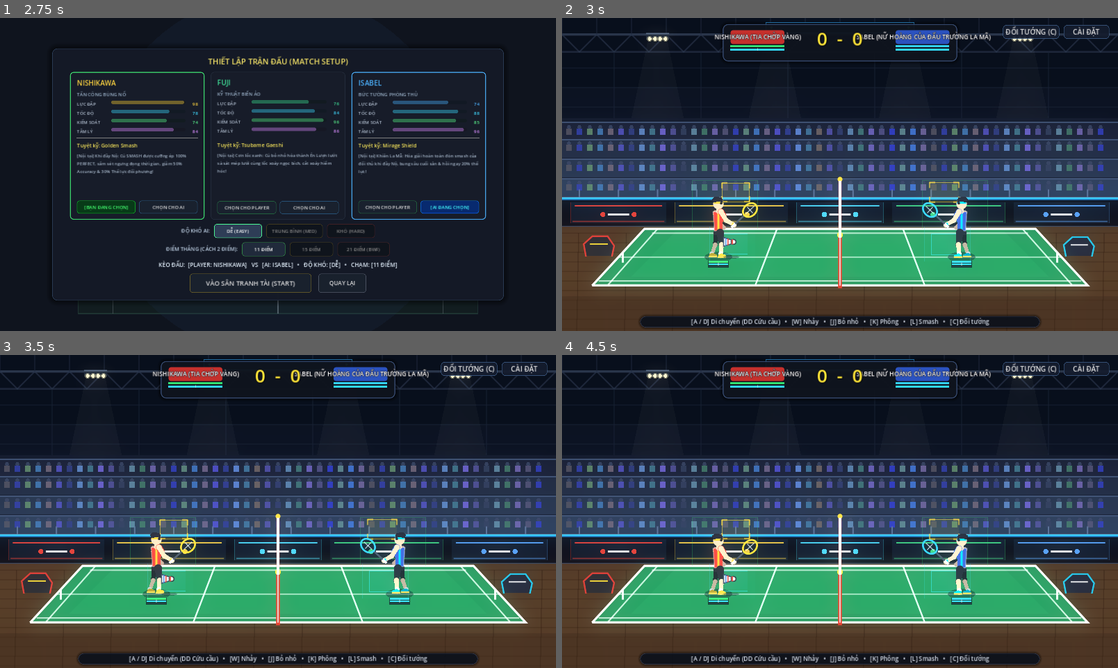
Above: before the commit, frames 1-4 (two rows, left to right).
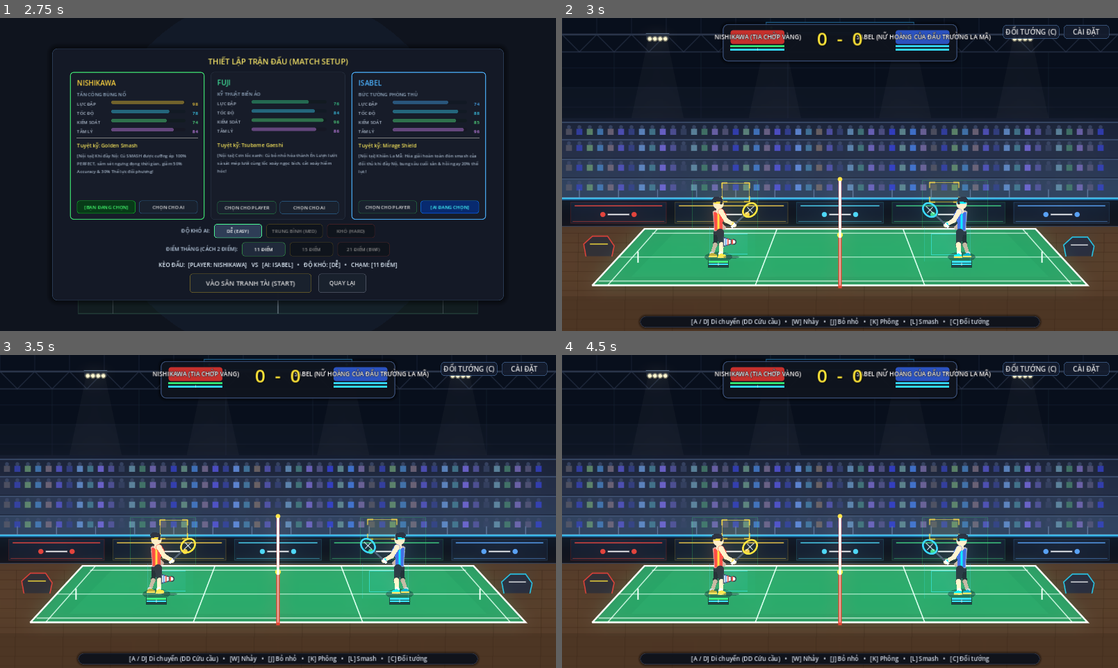
Above: after the commit, the same moments.

Repository: Lurz0205/kaiser-shuttle
Game: Godot game, scene res://scenes/Main.tscn
The game is run twice, just before and just after one commit, with the same random seed, the same clock (stepped at 60 frames per second) and the same inputs.
Inputs:
- Up to frame 1 (2.75 s): click "BẮT ĐẦU TRANH TÀI (PLAY)" at 0.5 s; click "DỄ (EASY)" at 1.25 s; click "DỄ (EASY)" at 2 s
- Up to frame 2 (3 s): click "VÀO SÂN TRANH TÀI (START)" at 2.75 s
- Up to frame 3 (3.5 s): no input
- Up to frame 4 (4.5 s): click "ĐỔI TƯỚNG (C)" at 3.5 s; click "VÀO SÂN TRANH TÀI (START)" at 4.25 s

Frame 1 is identical in both runs. In frame 2, 4.8% of the frame differs, in the area x 0-100%, y 1-87%; in frame 3, 4.8%; in frame 4, 4.8%.

Commit message:
perf: bake static vector court and stadium into high-res texture image for scripts/main.gd

Diff:
--- a/scripts/main.gd
+++ b/scripts/main.gd
@@ -202,6 +202,15 @@
 		nishikawa_lightning.draw.connect(_on_nishikawa_lightning_draw)
 	if aoi_shield:
 		aoi_shield.draw.connect(_on_aoi_shield_draw)
+
+	# Background Court Texture (Sân đấu dạng ảnh tĩnh pre-baked thay thế toàn bộ vector)
+	var bg_court = Sprite2D.new()
+	bg_court.name = "BackgroundCourt"
+	bg_court.texture = preload("res://assets/images/stadium_court.png")
+	bg_court.position = Vector2(640.0, 360.0)
+	bg_court.z_index = -100
+	add_child(bg_court)
+	move_child(bg_court, 0)
 
 	# Đảm bảo gương phản chiếu sàn thi đấu luôn hiển thị sắc nét
 	var floor_refl = get_node_or_null("FloorReflection")
@@ -1642,255 +1651,9 @@
 # ==========================================================
 
 func _draw() -> void:
-	# ==========================================================
-	# 1. LUXURIOUS ARENA STADIUM DOME & ROOF TRUSSES (y = 0 -> 240)
-	# ==========================================================
-	# Deep navy tournament arena gradient wall
-	draw_rect(Rect2(0, 0, 1280, 240), Color(0.045, 0.06, 0.095, 1.0))
-	draw_rect(Rect2(0, 160, 1280, 80), Color(0.065, 0.085, 0.13, 0.65))
-
-	# Arena Structural Steel Trusses & Catwalk Girders
-	# Main overhead horizontal girder
-	draw_line(Vector2(0, 38), Vector2(1280, 38), Color(0.18, 0.22, 0.30, 0.85), 4.0, true)
-	draw_line(Vector2(0, 78), Vector2(1280, 78), Color(0.14, 0.17, 0.24, 0.75), 3.0, true)
-
-	# Cross-truss chevron structural struts
-	for tx in range(0, 1280, 80):
-		draw_line(Vector2(tx, 38), Vector2(tx + 40, 78), Color(0.16, 0.20, 0.28, 0.6), 2.0, true)
-		draw_line(Vector2(tx + 40, 78), Vector2(tx + 80, 38), Color(0.16, 0.20, 0.28, 0.6), 2.0, true)
-		draw_line(Vector2(tx, 0), Vector2(tx, 38), Color(0.12, 0.15, 0.22, 0.5), 1.5, true)
-
-	# Secondary roof framework lines
-	for ly in [115, 160, 205]:
-		draw_line(Vector2(0, ly), Vector2(1280, ly), Color(0.10, 0.13, 0.19, 0.45), 1.5, true)
-	for lx in range(120, 1280, 200):
-		draw_line(Vector2(lx, 78), Vector2(lx, 240), Color(0.10, 0.13, 0.19, 0.45), 1.5, true)
-
-	# Championship Digital Jumbotron Display in Top Center
-	var jumbo_rect = Rect2(470, 10, 340, 24)
-	draw_rect(jumbo_rect, Color(0.06, 0.09, 0.14, 0.95))
-	draw_rect(jumbo_rect, Color(0.20, 0.65, 0.95, 0.85), false, 1.5)
-	# Digital LED text accent dots
-	draw_circle(Vector2(482, 22), 3.0, Color(0.3, 0.9, 0.5, 0.9))
-	draw_circle(Vector2(798, 22), 3.0, Color(0.3, 0.9, 0.5, 0.9))
-
-	# Overhead Stadium Floodlight Rigs & Volumetric Light Cones (4 Light Pods)
-	var light_xs = [220.0, 490.0, 790.0, 1060.0]
-	for lx in light_xs:
-		# Volumetric Soft Light Cone (Atmospheric stadium illumination casting down)
-		var cone_pts = PackedVector2Array([
-			Vector2(lx - 22, 50),
-			Vector2(lx + 22, 50),
-			Vector2(lx + 130, 560),
-			Vector2(lx - 130, 560)
-		])
-		draw_colored_polygon(cone_pts, Color(0.92, 0.96, 1.0, 0.028))
-
-		# Floodlight casing
-		draw_rect(Rect2(lx - 26, 36, 52, 14), Color(0.12, 0.15, 0.20, 1.0))
-		draw_line(Vector2(lx - 26, 36), Vector2(lx + 26, 36), Color(0.35, 0.42, 0.52, 0.9), 2.0, true)
-		# Glowing Lamp Head (Cluster of 4 bright stadium LEDs)
-		for led_i in range(4):
-			var led_x = lx - 18 + led_i * 12
-			draw_circle(Vector2(led_x, 48), 4.2, Color(1.0, 0.98, 0.88, 0.95))
-			draw_circle(Vector2(led_x, 48), 6.5, Color(1.0, 0.95, 0.70, 0.35))
-
-	# ==========================================================
-	# 2. GRANDSTAND SPECTATOR TIERS & CHEERING CROWD (y = 230 -> 415)
-	# ==========================================================
-	# Grandstand background wall
-	draw_rect(Rect2(0, 230, 1280, 185), Color(0.08, 0.10, 0.15, 1.0))
-
-	# 4 Seating Tiers (Stepped depth with lighting rims)
-	var tier_ys = [240, 280, 325, 370]
-	var tier_cols = [
-		Color(0.10, 0.12, 0.18, 1.0),
-		Color(0.12, 0.15, 0.22, 1.0),
-		Color(0.14, 0.18, 0.26, 1.0),
-		Color(0.16, 0.21, 0.30, 1.0)
-	]
-	for idx in range(tier_ys.size()):
-		var ty = tier_ys[idx]
-		var th = 42.0 if idx < 3 else 46.0
-		draw_rect(Rect2(0, ty, 1280, th), tier_cols[idx])
-		draw_line(Vector2(0, ty), Vector2(1280, ty), Color(0.25, 0.32, 0.44, 0.85), 2.0, true)
-
-		# Audience Silhouettes seated in rows (Vibrant atmosphere with flags & cheer batons)
-		var step_x = 24
-		var seed_offset = idx * 13
-		for cx in range(16, 1264, step_x):
-			var p_h = 10.0 + (int(cx * 7 + seed_offset) % 7)
-			var head_y = ty + 16.0 - p_h * 0.5
-			# Head
-			var shirt_col = Color(0.18 + (int(cx * 3) % 20) * 0.015, 0.22 + (int(cx * 5) % 25) * 0.015, 0.32 + (int(cx * 11) % 35) * 0.015, 0.85)
-			draw_circle(Vector2(cx, head_y), 4.5, Color(0.20, 0.24, 0.34, 0.9))
-			# Shoulders / Torso
-			draw_rect(Rect2(cx - 7, head_y + 4, 14, 14), shirt_col)
-			# Cheering sticks / glowing mini batons
-			if (cx + seed_offset) % 48 == 0:
-				var baton_col = Color(0.3, 0.9, 1.0, 0.75) if (cx % 96 == 0) else Color(1.0, 0.85, 0.3, 0.75)
-				draw_line(Vector2(cx + 6, head_y + 2), Vector2(cx + 10, head_y - 8), baton_col, 2.0, true)
-
-	# Chrome guardrail across front of grandstand
-	draw_line(Vector2(0, 414), Vector2(1280, 414), Color(0.40, 0.48, 0.60, 0.95), 3.0, true)
-	for rx in range(40, 1280, 90):
-		draw_line(Vector2(rx, 395), Vector2(rx, 415), Color(0.35, 0.42, 0.55, 0.9), 2.0, true)
-
-	# ==========================================================
-	# 3. HIGH-TECH LED PERIMETER ADVERTISEMENT BOARDS (y = 415 -> 480)
-	# ==========================================================
-	draw_rect(Rect2(0, 415, 1280, 65), Color(0.06, 0.07, 0.10, 1.0))
-	# Glowing top LED neon rim (Electric Cyan)
-	draw_line(Vector2(0, 415), Vector2(1280, 415), Color(0.20, 0.80, 1.0, 0.95), 3.0, true)
-	draw_line(Vector2(0, 418), Vector2(1280, 418), Color(0.10, 0.45, 0.75, 0.80), 1.5, true)
-
-	# Segmented LED Tournament Sponsor Boards
-	var boards = [
-		{"name": "LI-NING", "col": Color(0.95, 0.25, 0.20), "x1": 20, "x2": 240},
-		{"name": "BWF WORLD TOUR", "col": Color(1.0, 0.82, 0.25), "x1": 260, "x2": 520},
-		{"name": "KAISER SHUTTLE", "col": Color(0.30, 0.88, 1.0), "x1": 540, "x2": 740},
-		{"name": "YONEX", "col": Color(0.25, 0.85, 0.50), "x1": 760, "x2": 1020},
-		{"name": "VICTOR", "col": Color(0.35, 0.65, 1.0), "x1": 1040, "x2": 1260}
-	]
-	for b in boards:
-		var bx1: float = b["x1"]
-		var bx2: float = b["x2"]
-		var bw: float = bx2 - bx1
-		var bcol: Color = b["col"]
-		# Board background panel
-		draw_rect(Rect2(bx1, 424, bw, 48), Color(0.08, 0.11, 0.16, 0.95))
-		draw_rect(Rect2(bx1, 424, bw, 48), Color(bcol.r * 0.6, bcol.g * 0.6, bcol.b * 0.6, 0.5), false, 1.2)
-		# Digital glowing brand accent line & logo shape
-		draw_line(Vector2(bx1 + 10, 432), Vector2(bx2 - 10, 432), Color(bcol.r, bcol.g, bcol.b, 0.85), 2.0, true)
-		# Geometric brand icon
-		var cx = bx1 + bw * 0.5
-		draw_circle(Vector2(cx - 36, 452), 6.0, Color(bcol.r, bcol.g, bcol.b, 0.9))
-		draw_circle(Vector2(cx + 36, 452), 6.0, Color(bcol.r, bcol.g, bcol.b, 0.9))
-		draw_line(Vector2(cx - 24, 452), Vector2(cx + 24, 452), Color(1.0, 1.0, 1.0, 0.9), 3.0, true)
-		# Bottom board bezel
-		draw_line(Vector2(bx1 + 5, 468), Vector2(bx2 - 5, 468), Color(bcol.r, bcol.g, bcol.b, 0.5), 1.5, true)
-
-	# Bottom metallic kick-plate of the LED barrier
-	draw_line(Vector2(0, 480), Vector2(1280, 480), Color(0.22, 0.28, 0.38, 0.9), 2.5, true)
-
-	# ==========================================================
-	# 4. POLISHED HARDWOOD GYMNASIUM PARQUET FLOOR (y = 480 -> 720)
-	# ==========================================================
-	# Rich warm honey maple gym flooring
-	draw_rect(Rect2(0, 480, 1280, 240), Color(0.28, 0.20, 0.14, 1.0))
-	# Darker edge gradient at very bottom
-	draw_rect(Rect2(0, 640, 1280, 80), Color(0.20, 0.14, 0.10, 0.45))
-
-	# Parquet wood plank horizontal seams
-	for wy in range(495, 720, 22):
-		draw_line(Vector2(0, wy), Vector2(1280, wy), Color(0.22, 0.15, 0.10, 0.7), 1.2, true)
-	# Staggered vertical plank joints
-	for wy in range(495, 720, 22):
-		var x_shift = (int(wy * 4.3) % 95)
-		for wx in range(x_shift, 1280, 110):
-			draw_line(Vector2(wx, wy), Vector2(wx, wy + 22), Color(0.18, 0.12, 0.08, 0.6), 1.0, true)
-
-	# ==========================================================
-	# 5. TOURNAMENT GREEN BWF BADMINTON COURT MAT (y = 485 -> 615)
-	# ==========================================================
-	var court_mat_pts = PackedVector2Array([
-		Vector2(190, 485),  # Top-Left (Far baseline)
-		Vector2(1090, 485), # Top-Right (Far baseline)
-		Vector2(1210, 615), # Bottom-Right (Near baseline)
-		Vector2(70, 615)    # Bottom-Left (Near baseline)
-	])
-	# Premium BWF Tournament Green Mat (Deep, non-glare, professional green)
-	draw_colored_polygon(court_mat_pts, Color(0.13, 0.52, 0.32, 1.0))
-
-	# Court interior subtle light sheen
-	var inner_sheen_pts = PackedVector2Array([
-		Vector2(260, 492),
-		Vector2(1020, 492),
-		Vector2(1120, 595),
-		Vector2(160, 595)
-	])
-	draw_colored_polygon(inner_sheen_pts, Color(0.18, 0.62, 0.38, 0.25))
-
-	# 6. CRISP WHITE PERSPECTIVE COURT MARKINGS
-	# Outer border lines (Doubles outer boundary)
-	draw_polyline(court_mat_pts, Color(1.0, 1.0, 1.0, 0.95), 3.8, true)
-	draw_line(court_mat_pts[3], court_mat_pts[0], Color(1.0, 1.0, 1.0, 0.95), 3.8, true)
-
-	# Singles side lines (2.5D perspective)
-	draw_line(Vector2(220, 485), Vector2(105, 615), Color(1.0, 1.0, 1.0, 0.70), 2.2, true)
-	draw_line(Vector2(1060, 485), Vector2(1175, 615), Color(1.0, 1.0, 1.0, 0.70), 2.2, true)
-
-	# Center depth line
-	draw_line(Vector2(640, 485), Vector2(640, 615), Color(1.0, 1.0, 1.0, 0.88), 3.0, true)
-
-	# Short service lines with 2.5D perspective
-	draw_line(Vector2(495, 485), Vector2(445, 615), Color(1.0, 1.0, 1.0, 0.82), 2.5, true)
-	draw_line(Vector2(785, 485), Vector2(835, 615), Color(1.0, 1.0, 1.0, 0.82), 2.5, true)
-
-	# Doubles long service lines (Near back baseline)
-	draw_line(Vector2(208, 495), Vector2(1072, 495), Color(1.0, 1.0, 1.0, 0.60), 2.0, true)
-	draw_line(Vector2(85, 605), Vector2(1195, 605), Color(1.0, 1.0, 1.0, 0.60), 2.0, true)
-
-	# Main 2D Player Walking Axis Line at FLOOR_Y = 550
-	draw_line(Vector2(130, FLOOR_Y), Vector2(1150, FLOOR_Y), Color(1.0, 1.0, 1.0, 0.55), 1.8, true)
-
-	# Baseline markers on player axis
-	draw_line(Vector2(LEFT_OUT_X, FLOOR_Y - 12), Vector2(LEFT_OUT_X, FLOOR_Y + 12), Color(1.0, 1.0, 1.0, 0.95), 3.0, true)
-	draw_line(Vector2(RIGHT_OUT_X, FLOOR_Y - 12), Vector2(RIGHT_OUT_X, FLOOR_Y + 12), Color(1.0, 1.0, 1.0, 0.95), 3.0, true)
-
-	# Sports duffel bags on floor edge
-	var bag_l_pts = PackedVector2Array([
-		Vector2(55, 548), Vector2(50, 520), Vector2(70, 502), Vector2(105, 502), Vector2(120, 524), Vector2(115, 548)
-	])
-	draw_colored_polygon(bag_l_pts, Color(0.14, 0.15, 0.18, 1.0))
-	draw_polyline(bag_l_pts, Color(0.88, 0.22, 0.2, 0.9), 2.5, true)
-	draw_line(Vector2(65, 520), Vector2(105, 520), Color(0.95, 0.85, 0.2, 0.9), 2.0, true)
-
-	var bag_r_pts = PackedVector2Array([
-		Vector2(1160, 548), Vector2(1155, 522), Vector2(1175, 504), Vector2(1210, 504), Vector2(1225, 525), Vector2(1220, 548)
-	])
-	draw_colored_polygon(bag_r_pts, Color(0.12, 0.14, 0.20, 1.0))
-	draw_polyline(bag_r_pts, Color(0.1, 0.8, 0.95, 0.9), 2.5, true)
-	draw_line(Vector2(1172, 522), Vector2(1210, 522), Color(1.0, 1.0, 1.0, 0.8), 2.0, true)
-
-	# ==========================================================
-	# 7. AUTHENTIC 2.5D WOVEN BADMINTON NET (NET_X = 640)
-	# ==========================================================
-	var net_far_bot = Vector2(640, 485)
-	var net_far_top = Vector2(640, 375)
-	var net_near_bot = Vector2(640, 615)
-	var net_near_top = Vector2(640, 505)
-
-	var net_mesh_pts = PackedVector2Array([net_far_top, net_near_top, net_near_bot, net_far_bot])
-	# Semi-transparent dark mesh
-	draw_colored_polygon(net_mesh_pts, Color(0.10, 0.14, 0.20, 0.65))
-
-	# Horizontal grid cords across depth (8 cords)
-	for i in range(1, 9):
-		var frac = i / 9.0
-		var p_top = net_far_top.lerp(net_near_top, frac)
-		var p_bot = net_far_bot.lerp(net_near_bot, frac)
-		draw_line(p_top, p_bot, Color(0.92, 0.94, 0.98, 0.40), 1.0, true)
-
-	# Vertical height mesh lines (7 lines)
-	for h_idx in range(1, 7):
-		var h_frac = h_idx / 7.0
-		var p_far = net_far_top.lerp(net_far_bot, h_frac)
-		var p_near = net_near_top.lerp(net_near_bot, h_frac)
-		draw_line(p_far, p_near, Color(0.92, 0.94, 0.98, 0.40), 1.0, true)
-
-	# Far Tournament Net Post (Deep Red & Tension Winch)
-	draw_line(net_far_bot + Vector2(0, 4), net_far_top - Vector2(0, 4), Color(0.85, 0.18, 0.14, 1.0), 6.0, true)
-	draw_circle(net_far_top - Vector2(0, 4), 5.0, Color(1.0, 0.85, 0.2, 1.0), true, -1.0, true)
-
-	# Near Tournament Net Post (Foreground Solid Post)
-	draw_line(net_near_bot + Vector2(0, 6), net_near_top - Vector2(0, 6), Color(0.85, 0.18, 0.14, 1.0), 7.5, true)
-	draw_circle(net_near_top - Vector2(0, 6), 6.0, Color(1.0, 0.85, 0.2, 1.0), true, -1.0, true)
-
-	# Crisp White Top Net Tape (From Far to Near post)
-	draw_line(net_far_top, net_near_top, Color(1.0, 1.0, 1.0, 1.0), 4.8, true)
-	# Bottom Net Binding Cord
-	draw_line(net_far_bot, net_near_bot, Color(0.85, 0.88, 0.92, 0.75), 2.0, true)
+	# Toàn bộ sân vận động & mặt sân đã được pre-bake thành texture ảnh tĩnh 'stadium_court.png'
+	# giúp tối ưu hóa vượt bậc, loại bỏ hơn 400 lệnh vẽ vector mỗi frame.
+	pass
 
 
 func _on_effects_overlay_draw() -> void:
